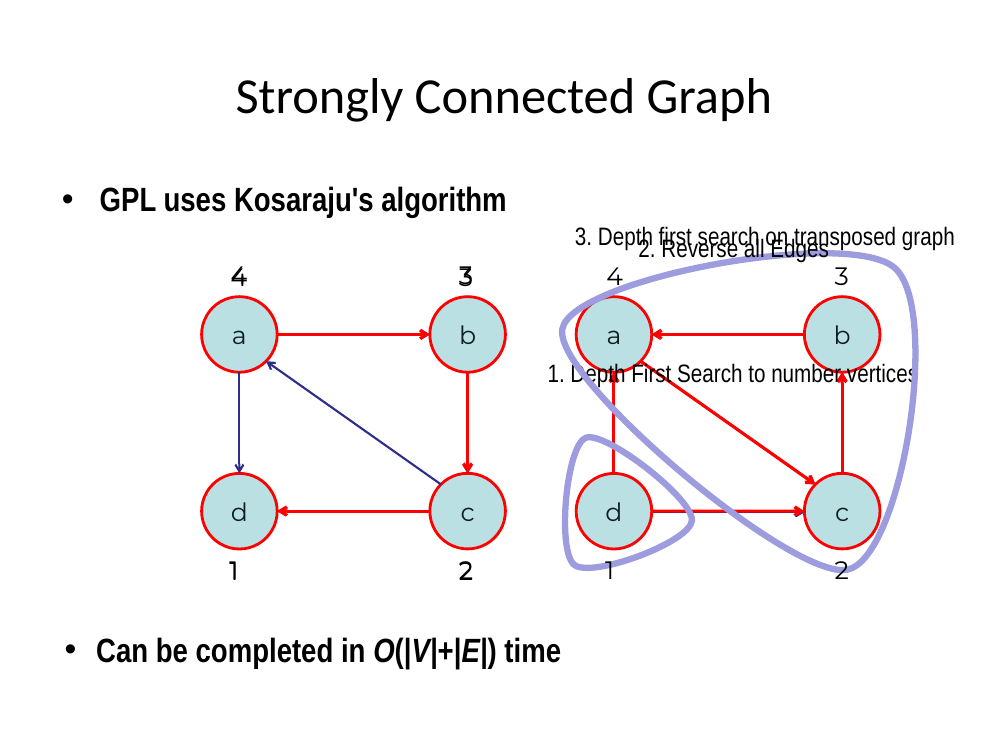
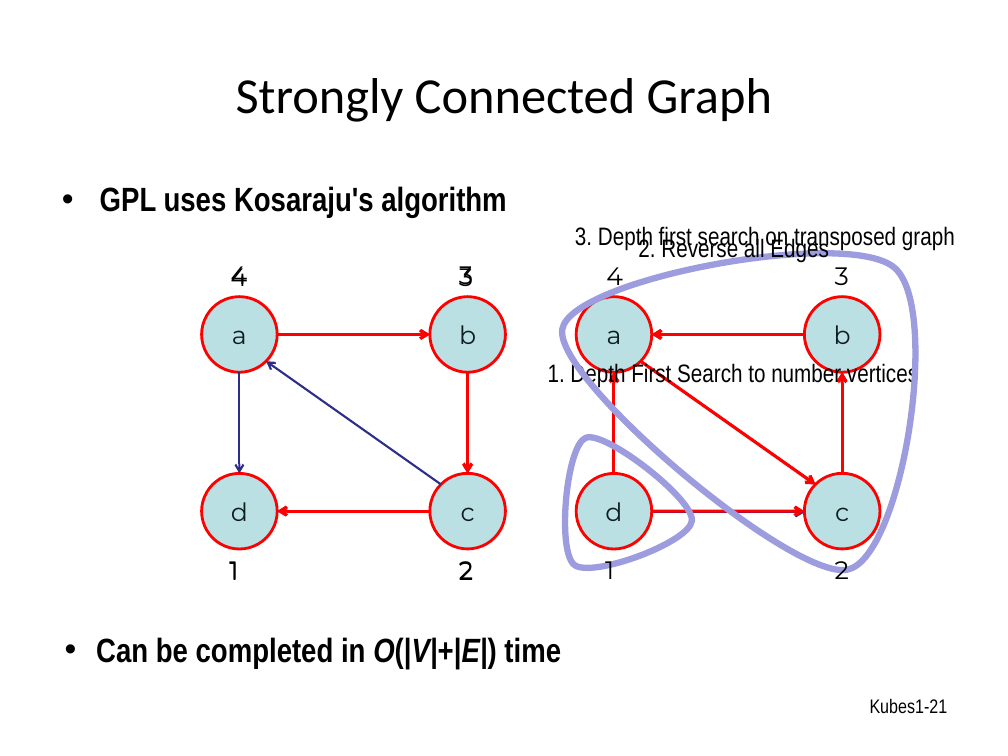
Before and after one commit to toomanyjoes/spring2011-cs392, a slide deck: slide 21 of GPL.pptx. Drawn at 1008x756 pixels with LibreOffice and Linux fonts; fonts in the diff are those of the drawing. Boxes give left, top, right and bottom in pixels: in the first picture for what was removed or moved away, otherwise in the second. Text is boxed around its words. In the diff, an @@ line names an element or a change of style, - is before the commit and + after.

```diff
--- a/GPL.pptx
+++ b/GPL.pptx
@@ page number added at bbox=[870, 698, 948, 714], 14 pt, text #000000 @@
+Kubes1-21
```
Also in this commit, not shown: 23 other slides changed.
